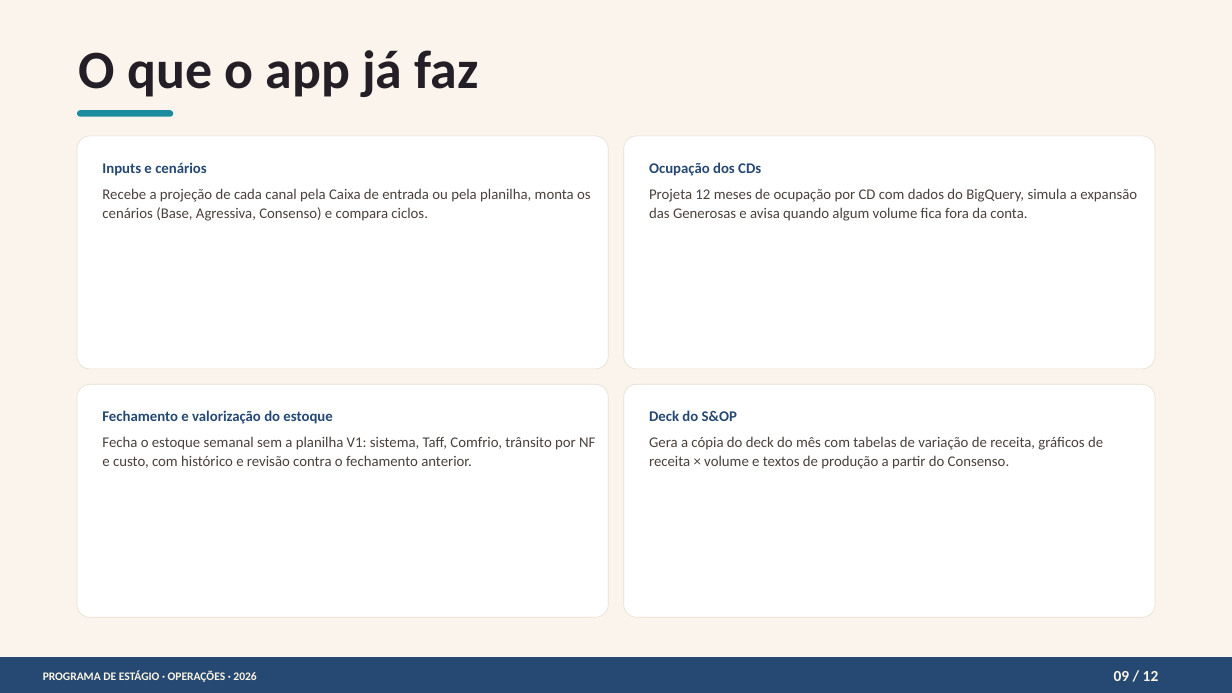
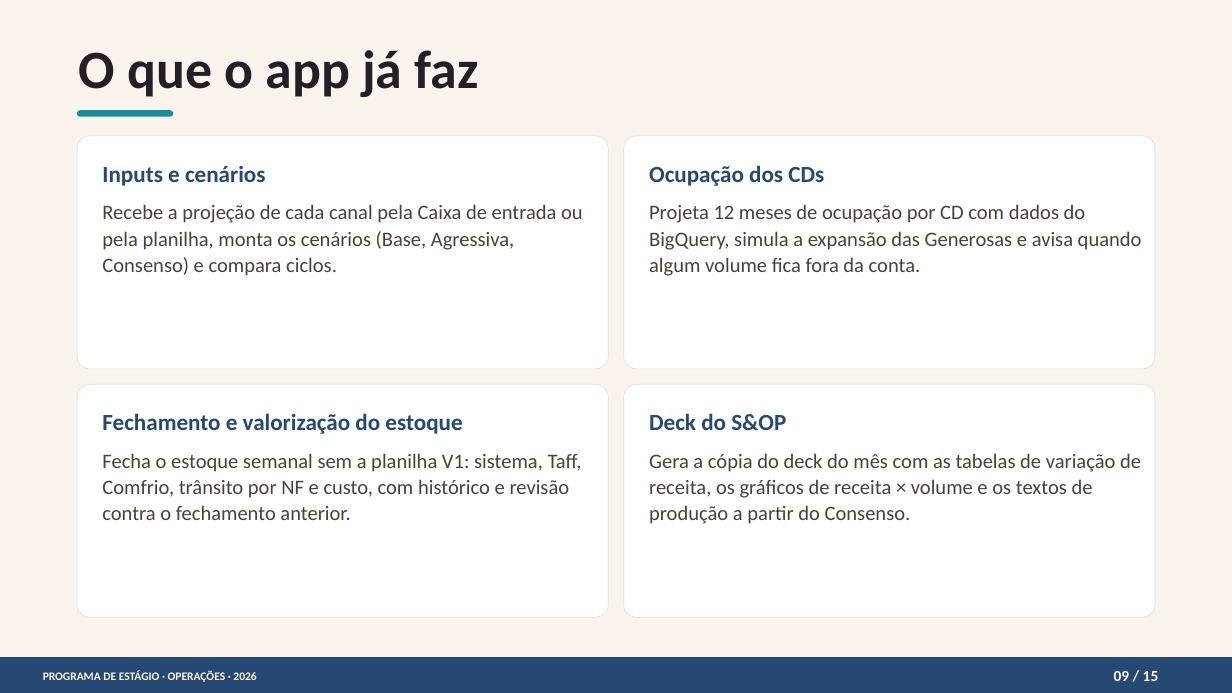
Before and after one commit to victortamay-hash/testeOSNI, a slide deck: slide 9 of Programa_Estagio_VictorEhitiItimuraTamay.pptx. Drawn at 1232x693 pixels with LibreOffice and Linux fonts; fonts in the diff are those of the drawing. Boxes give left, top, right and bottom in pixels: in the first picture for what was removed or moved away, otherwise in the second. Text is boxed around its words. In the diff, an @@ line names an element or a change of style, - is before the commit and + after.

```diff
--- a/Programa_Estagio_VictorEhitiItimuraTamay.pptx
+++ b/Programa_Estagio_VictorEhitiItimuraTamay.pptx
@@ text "Inputs e cenários" at [102, 166, 583, 276]: size 17.2 to 27 pt in "Inputs e cenários"; size 17.2 to 24 pt in "Recebe a projeção de cada canal pela ..."; more space between paragraphs @@
@@ text "Ocupação dos CDs" at [649, 165, 1142, 276]: size 17.2 to 27 pt in "Ocupação dos CDs"; size 17.2 to 24 pt in "Projeta 12 meses de ocupação por CD ..."; more space between paragraphs @@
@@ text "Fechamento e valorização do estoque" at [102, 413, 582, 520]: size 17.2 to 27 pt in "Fechamento e valorização do estoque"; size 17.2 to 24 pt in "Fecha o estoque semanal sem a planilha ..."; more space between paragraphs @@
@@ text at [649, 413, 786, 430]: size 17.2 to 27 pt in "Deck do S&OP" @@
@@ text at [649, 453, 1141, 524]: text changed; size 17.2 to 24 pt @@
-Gera a cópia do deck do mês com tabelas de variação de receita, gráficos de receita × volume e textos de produção a partir do Consenso.
+Gera a cópia do deck do mês com as tabelas de variação de receita, os gráficos de receita × volume e os textos de produção a partir do Consenso.
@@ text at [1114, 671, 1159, 681]: text changed @@
-09 / 12
+09 / 15
```
Also in this commit, not shown: 10 other slides changed, 3 slides added.
